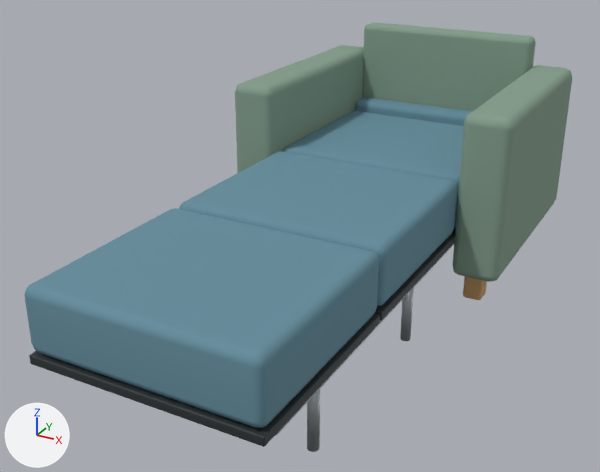
What one commit did to the Blender file assets-source/blender/chair-sleeper-open.blend.
Camera for both pictures: a 50 mm lens placed at (1.17, -2.38, 1.43), pointed at (-0.08, -0.1, 0.29). The lights are fixed; the arrows at lower left show +X, +Y and +Z. The picture after the commit comes second.

Objects in the first picture: 'finished rear shell', 'lowered head cushion', 'pullout segment support leg.001', 'single sleeper support deck', 'single sleeper support deck.001', 'sleeper low upholstered arm', 'sleeper low upholstered arm.001', 'unfolded mattress panel', 'unfolded mattress panel.001', 'unfolded mattress panel.002' and 3 more.
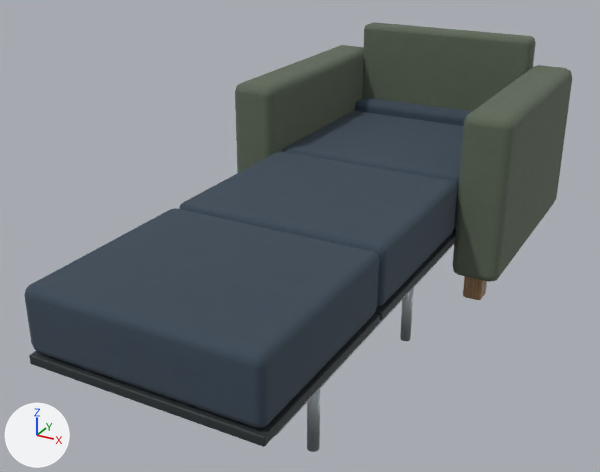
Boxes (x1, y1, x2, y2) around the edits, measured in the pictures (600 x 472 px):
'unfolded mattress panel', recoloured (cyan to blue)
    both: (24, 208, 379, 428)
'unfolded mattress panel.001', recoloured (cyan to blue)
    both: (179, 151, 457, 306)
'sleeper low upholstered arm.001', recoloured (darker)
    both: (453, 65, 572, 282)
'finished rear shell', recoloured (greyish green to grey)
    both: (362, 22, 536, 111)
'sleeper low upholstered arm', recoloured (greyish green to grey)
    both: (235, 45, 364, 173)
'unfolded mattress panel.002', recoloured (cyan to blue)
    both: (283, 111, 464, 228)
'lowered head cushion', recoloured (cyan to blue)
    both: (355, 97, 472, 126)

Edits to the bpy script that builds the scene:
```text
Add img_material_twill_normal_jpg:
    img_material_twill_normal_jpg = load_image('material-twill-normal.jpg', '_unpacked/material-twill-normal.jpg', 1024, 1024, 'Non-Color')
Add img_material_twill_color_jpg:
    img_material_twill_color_jpg = load_image('material-twill-color.jpg', '_unpacked/material-twill-color.jpg', 1024, 1024, 'sRGB')
Add img_material_twill_orm_jpg:
    img_material_twill_orm_jpg = load_image('material-twill-orm.jpg', '_unpacked/material-twill-orm.jpg', 1024, 1024, 'Non-Color')
Add mat_entry_sage_upholstery_002:
    mat_entry_sage_upholstery_002 = bpy.data.materials.new('entry-sage-upholstery.002')
    # colours: greyish green #6b7964
    # uses the picture img_material_twill_color_jpg
    # uses the picture img_material_twill_normal_jpg
    # uses the picture img_material_twill_orm_jpg
Add mat_entry_slate_upholstery_002:
    mat_entry_slate_upholstery_002 = bpy.data.materials.new('entry-slate-upholstery.002')
    # colours: dark blue #3c5062
    # uses the picture img_material_twill_color_jpg
    # uses the picture img_material_twill_normal_jpg
    # uses the picture img_material_twill_orm_jpg
Change me_cube_020:
    where me_cube_020.from_pydata(...)  # 56 vertices, 54 faces; spans x -0.53..-0.359, y 0.18..1.075, z 0.12..0.708
    remove me_cube_020.materials.append(mat_entry_sage_upholstery)  # greyish green #849e8b
    add me_cube_020.materials.append(mat_entry_sage_upholstery_002)
Change me_cube_021:
    where me_cube_021.from_pydata(...)  # 56 vertices, 54 faces; spans x 0.359..0.53, y 0.18..1.075, z 0.12..0.708
    remove me_cube_021.materials.append(mat_entry_sage_upholstery)  # greyish green #849e8b
    add me_cube_021.materials.append(mat_entry_sage_upholstery_002)
Change me_cube_022:
    where me_cube_022.from_pydata(...)  # 56 vertices, 54 faces; spans x -0.368..0.368, y 0.977..1.068, z 0.125..0.82
    remove me_cube_022.materials.append(mat_entry_sage_upholstery)  # greyish green #849e8b
    add me_cube_022.materials.append(mat_entry_sage_upholstery_002)
Change me_cube_024:
    where me_cube_024.from_pydata(...)  # 56 vertices, 54 faces; spans x -0.36..0.36, y -1.075..-0.43, z 0.269..0.469
    remove me_cube_024.materials.append(mat_entry_slate_upholstery)  # cyan #658e9e
    add me_cube_024.materials.append(mat_entry_slate_upholstery_002)
Change me_cube_026:
    where me_cube_026.from_pydata(...)  # 56 vertices, 54 faces; spans x -0.36..0.36, y -0.421..0.225, z 0.269..0.469
    remove me_cube_026.materials.append(mat_entry_slate_upholstery)  # cyan #658e9e
    add me_cube_026.materials.append(mat_entry_slate_upholstery_002)
Change me_cube_028:
    where me_cube_028.from_pydata(...)  # 56 vertices, 54 faces; spans x -0.36..0.36, y 0.234..0.879, z 0.269..0.469
    remove me_cube_028.materials.append(mat_entry_slate_upholstery)  # cyan #658e9e
    add me_cube_028.materials.append(mat_entry_slate_upholstery_002)
Change me_cube_031:
    where me_cube_031.from_pydata(...)  # 56 vertices, 54 faces; spans x -0.356..0.356, y 0.875..0.977, z 0.251..0.508
    remove me_cube_031.materials.append(mat_entry_slate_upholstery)  # cyan #658e9e
    add me_cube_031.materials.append(mat_entry_slate_upholstery_002)
```
